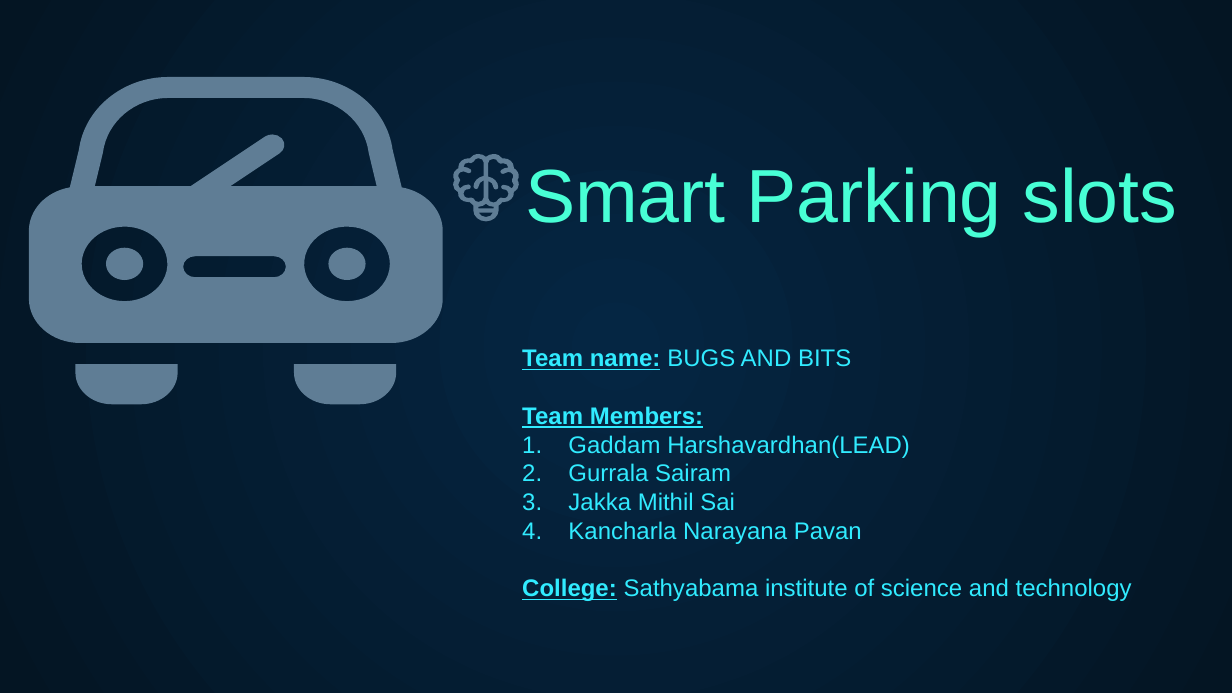
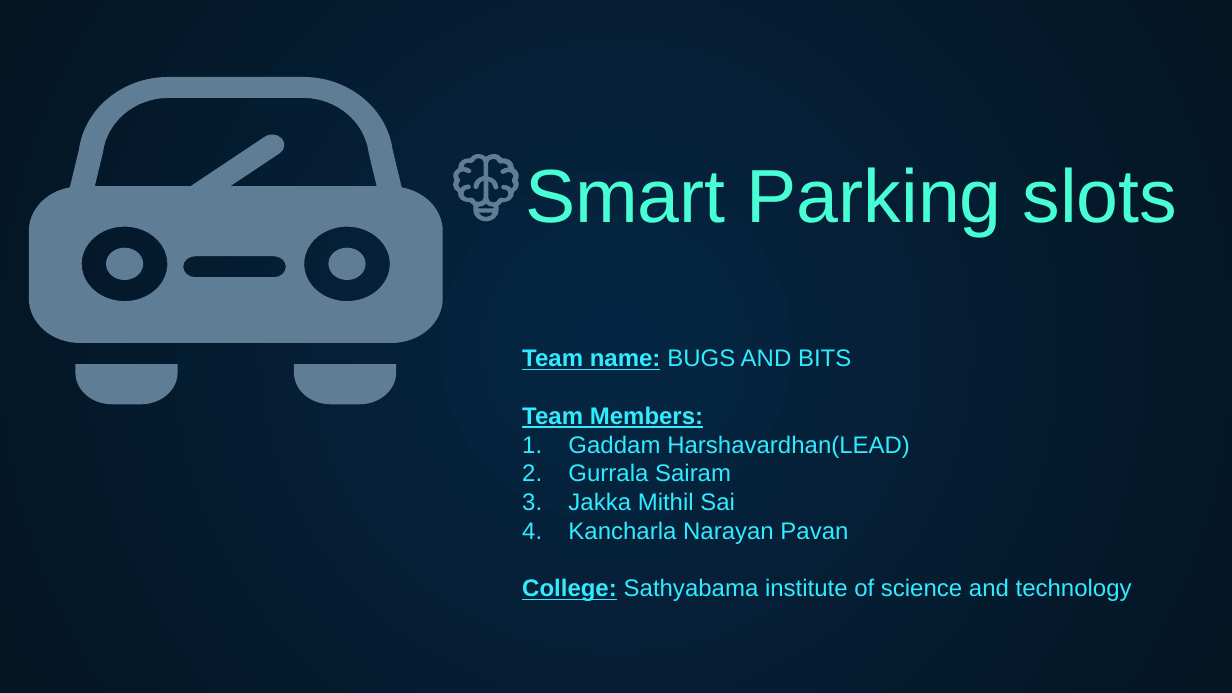
Before and after one commit to harshareddy794/Smart-park, a slide deck: slide 1 of BUGS AND BITS.pptx. Drawn at 1232x693 pixels with LibreOffice and Linux fonts; fonts in the diff are those of the drawing. Boxes give left, top, right and bottom in pixels: in the first picture for what was removed or moved away, otherwise in the second. Text is boxed around its words. In the diff, an @@ line names an element or a change of style, - is before the commit and + after.

```diff
--- a/BUGS AND BITS.pptx
+++ b/BUGS AND BITS.pptx
@@ text at box(568, 521, 848, 544): text changed @@
-4. Kancharla Narayana Pavan
+4. Kancharla Narayan Pavan
```
Also in this commit, not shown: 2 other slides changed, 3 slides added.
